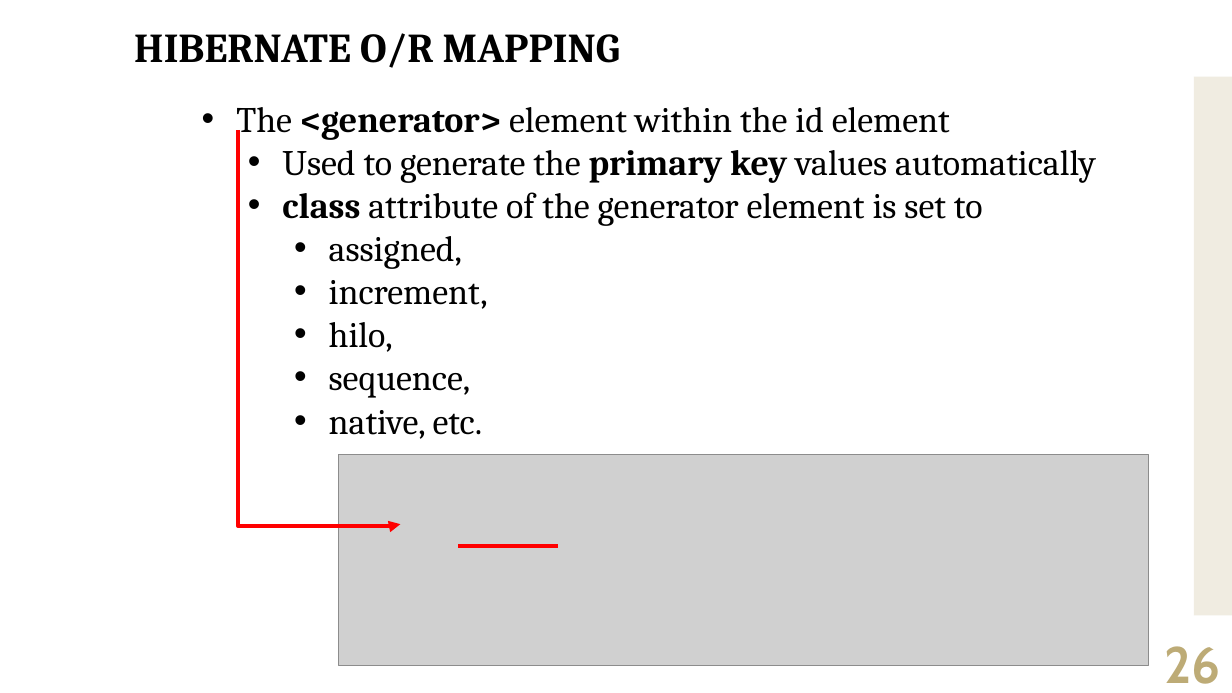
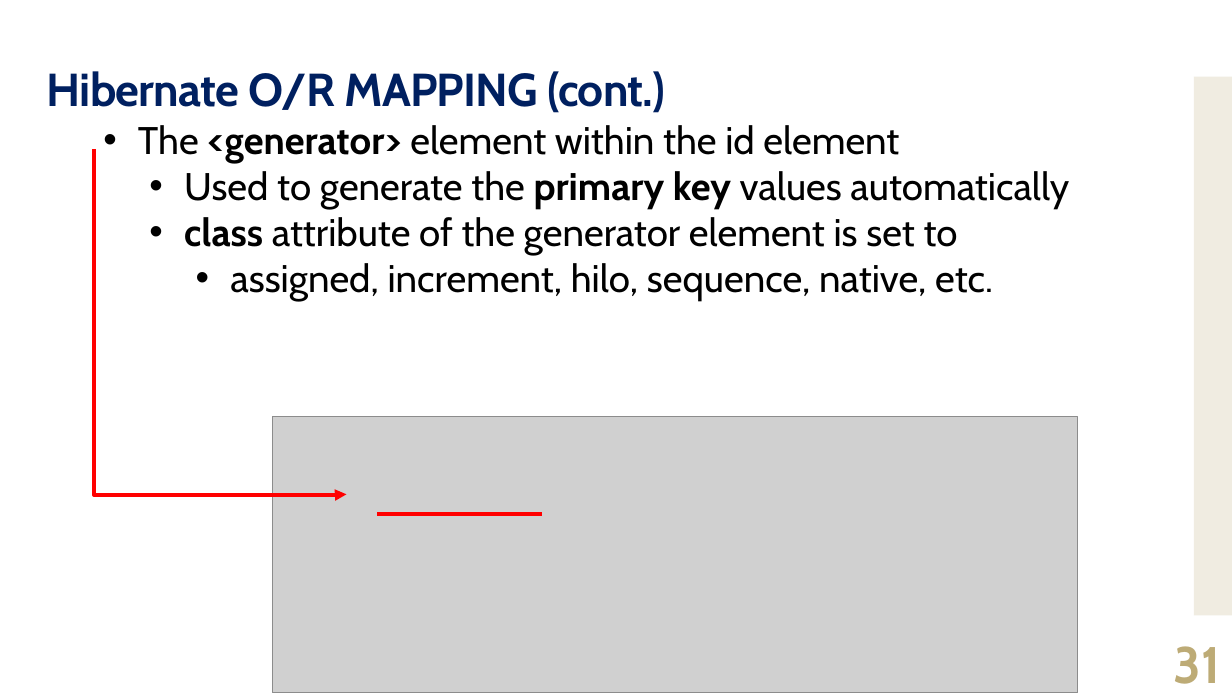
Before and after one commit to jrambasana/AJP2022-material, a slide deck: slide 31 of AJP Slides/AJP (01ce0502) - Unit 6 - Hibernate 01.pptx (slide 26 before the commit). Drawn at 1232x693 pixels with LibreOffice and Linux fonts; fonts in the diff are those of the drawing; grey boxes stand for pictures. Boxes give left, top, right and bottom in pixels: in the first picture for what was removed or moved away, otherwise in the second. Text is boxed around its words. In the diff, an @@ line names an element or a change of style, - is before the commit and + after.

```diff
--- a/AJP Slides/AJP (01ce0502) - Unit 6 - Hibernate 01.pptx
+++ b/AJP Slides/AJP (01ce0502) - Unit 6 - Hibernate 01.pptx
@@ title "Hibernate O/R MAPPING (cont.)" at [47, 71, 665, 113]: vertical alignment top to middle @@
@@ title at [47, 71, 665, 113]: text changed; size 32 to 36 pt; font Cambria to Cabin; text colour #000000 to #002060 @@
-HIBERNATE O/R MAPPING
+Hibernate O/R MAPPING (cont.)
@@ text "The <generator> element within the ...": place and size @@
-text "The <generator> element within the ..." at [236, 107, 1096, 439]
+text "The <generator> element within the ..." at [138, 125, 1069, 302]
@@ text at [138, 125, 1069, 256]: size 28 to 30 pt, font Cambria to Cabin in "The <generator> element within the id element", "Used to generate the primary key values ...", "class attribute of the generator element is ..." @@
@@ elbow arrow moved from (238, 130) - (400, 524) to (94, 150) - (347, 494) @@
@@ text at [230, 263, 993, 302]: text changed; size 28 to 30 pt; font Cambria to Cabin @@
-    • assigned,
-    • increment,
-    • hilo,
-    • sequence,
-    • native, etc.
+    • assigned, increment, hilo, sequence, native, etc.
@@ picture: place and size @@
-picture at [339, 455, 1150, 665]
+picture at [273, 417, 1079, 693]
@@ line moved from (458, 546) - (558, 546) to (377, 515) - (543, 515) @@
@@ page number at [1173, 646, 1220, 684]: text changed @@
-26
+31
```
Also in this commit, not shown: 63 other slides changed, 5 slides added.
